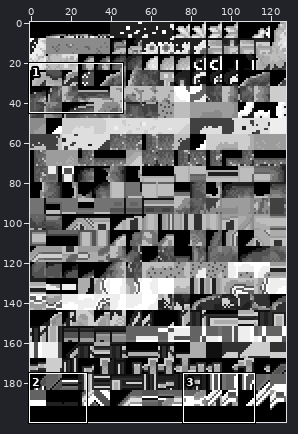
Sprite sheet, stored at data/tilesets/primary/sinnoh_general/tiles.png. The picture above shows the old version from afar; the outline marks the close-up.
Close-up. The starting point:
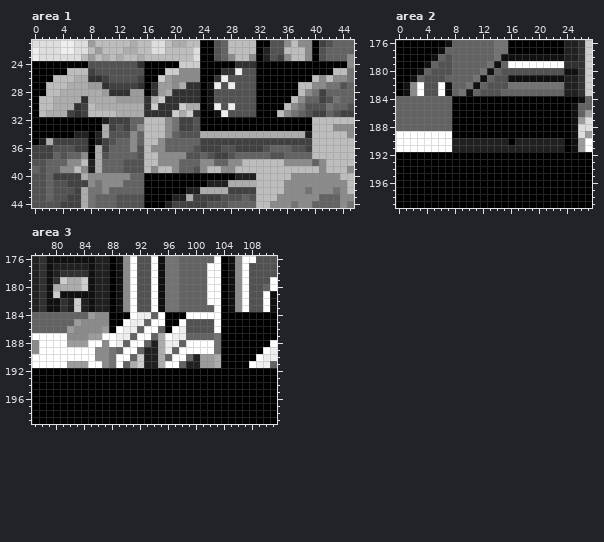
The file is 128x200 pixels. Shown: area 1: x 0..45, y 21..44; area 2: x 0..27, y 176..199; area 3: x 77..111, y 176..199.
And afterwards:
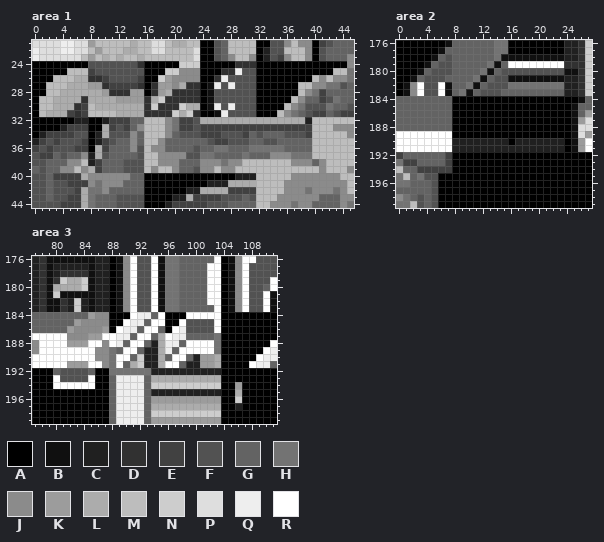
Palette (. is transparent): A #000000  B #101010  C #202020  D #313131  E #414141  F #525252  G #636363  H #737373  J #8b8b8b  K #9c9c9c  L #acacac  M #bdbdbd  N #cdcdcd  P #dedede  Q #eeeeee  R #ffffff
Edits made:
{"where": "area 1"}
{"y":32,"x":6,"old":"AA","new":"CC"}
{"y":32,"x":24,"old":"AAAAAAAAAAAAAAAA","new":"LLLLLLLLLLLLLLLC"}
{"y":33,"x":4,"old":"AAAA","new":"CEEE"}
{"y":33,"x":24,"old":"AAAAAAAAAAAAAAAA","new":"EEEEEEEEEEEEEEEE"}
{"y":34,"x":1,"old":"AAAAACC","new":"CEEEEFF"}
{"y":34,"x":24,"old":"LLLLLLLLLLLLLLLC","new":"EEEFFFEGFGGGFFFE"}
{"y":35,"x":0,"old":"ACL","new":"CEF"}
{"y":35,"x":4,"old":"EEE","new":"FFF"}
{"y":35,"x":24,"old":"EE","new":"GF"}
{"y":35,"x":28,"old":"EEEEEEEEEEEE","new":"FFFGGFFGGGGG"}
{"y":36,"x":1,"old":"E","new":"F"}
{"y":36,"x":24,"old":"EEEFFEEEEFGG","new":"GGHHGGGHHHHH"}
{"y":36,"x":37,"old":"FFE","new":"GGG"}
{"y":37,"x":0,"old":"E","new":"F"}
{"y":37,"x":8,"old":"A","new":"C"}
{"y":37,"x":24,"old":"GFEEF","new":"HHGGG"}
{"y":37,"x":30,"old":"G","new":"H"}
{"y":37,"x":34,"old":"FFGGGG","new":"JJJHHH"}
{"y":38,"x":9,"old":"L","new":"E"}
{"y":38,"x":26,"old":"GG","new":"JH"}
{"y":38,"x":36,"old":"J","new":"M"}
{"y":39,"x":8,"old":"CL","new":"LE"}
{"y":39,"x":25,"old":"M","new":"J"}
{"where": "area 2"}
{"y":192,"x":0,"old":"AAAAAAAA","new":"EGGGGGGE"}
{"y":193,"x":0,"old":"AAAAAAAA","new":"HEEGGGGE"}
{"y":194,"x":0,"old":"AAAAAAAA","new":"MGGEEEEE"}
{"y":195,"x":0,"old":"AAAAAA","new":"HMGHFF"}
{"y":196,"x":0,"old":"AAAAAA","new":"HHGGGF"}
{"y":197,"x":0,"old":"AAAAAA","new":"GGGGGF"}
{"y":198,"x":0,"old":"AAAAAA","new":"JHGFGF"}
{"y":199,"x":0,"old":"AAAAAA","new":"HHMFGF"}
{"where": "area 3"}
{"y":192,"x":80,"old":"AAAAAA","new":"GFFFFG"}
{"y":192,"x":88,"old":"AAAAAAAAAAAAAAAA","new":"HHHHHHCCCCCCCCCC"}
{"y":193,"x":80,"old":"AAAAAA","new":"RFFFFR"}
{"y":193,"x":88,"old":"AAAAAAAAAAAAAAAA","new":"GQQQQGLLLLLLLLLL"}
{"y":194,"x":80,"old":"AAAAAA","new":"RRRRRR"}
{"y":194,"x":88,"old":"AAAAAAAAAAAAAAAA","new":"GQQQQGNNNNNNNNNN"}
{"y":194,"x":106,"old":"A","new":"K"}
{"y":195,"x":88,"old":"AAAAAAAAAAAAAAAA","new":"GQQQQGCCCCCCCCCC"}
{"y":195,"x":106,"old":"A","new":"L"}
{"y":196,"x":88,"old":"AAAAAAAAAAAAAAAA","new":"GQQQQGKKKKKKKKKK"}
{"y":196,"x":106,"old":"A","new":"N"}
{"y":197,"x":88,"old":"AAAAAAAAAAAAAAAA","new":"GQQQQGLLLLLLLLLL"}
{"y":197,"x":106,"old":"A","new":"C"}
{"y":198,"x":88,"old":"AAAAAAAAAAAAAAAA","new":"GQQQQGNNNNNNNNNN"}
{"y":199,"x":88,"old":"AAAAAAAAAAAAAAAA","new":"GQQQQGKKKKKKKKKK"}
{"label":"changed","picture_box":[32,117,102,173]}
{"label":"changed","picture_box":[200,117,312,173]}
{"label":"changed","picture_box":[396,152,452,208]}
{"label":"changed","picture_box":[53,368,242,424]}
